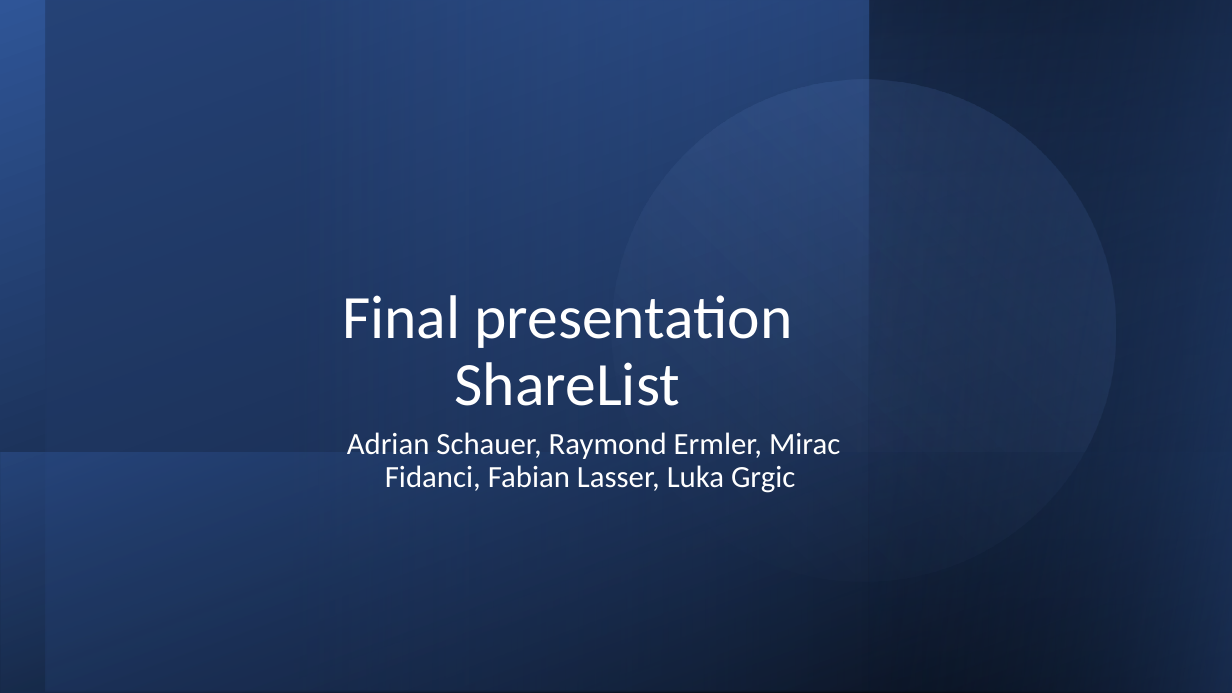
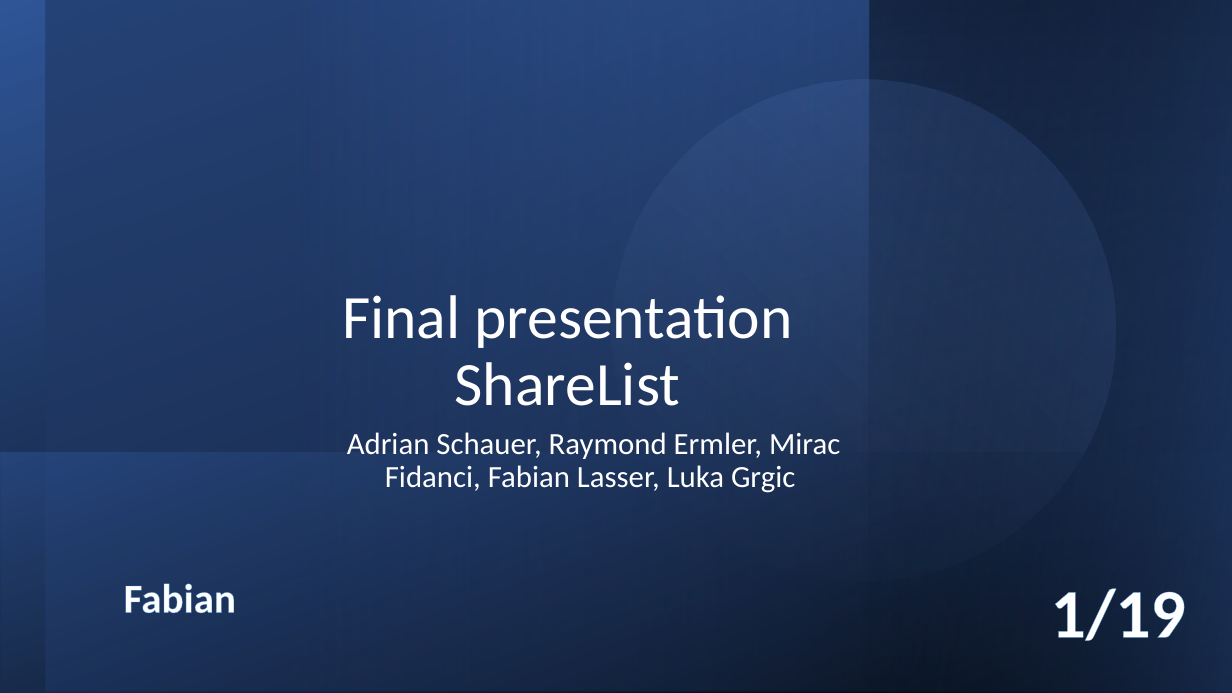
Before and after one commit to LuckyForce/ShareList, a slide deck: slide 1 of documents/T3-ShareList-Abschlusspräsentation_v1.0.pptx. Drawn at 1232x693 pixels with LibreOffice and Linux fonts; fonts in the diff are those of the drawing. Boxes give left, top, right and bottom in pixels: in the first picture for what was removed or moved away, otherwise in the second. Text is boxed around its words. In the diff, an @@ line names an element or a change of style, - is before the commit and + after.

```diff
--- a/documents/T3-ShareList-Abschlusspräsentation_v1.0.pptx
+++ b/documents/T3-ShareList-Abschlusspräsentation_v1.0.pptx
@@ text added at (x1=124, y1=583, x2=236, y2=613), 32 pt, text #FFFFFF, bold @@
+Fabian
@@ text added at (x1=1051, y1=588, x2=1186, y2=641), 54 pt, text #FFFFFF, bold @@
+1/19
```
Also in this commit, not shown: 15 other slides changed, 3 slides added, 1 other file.
